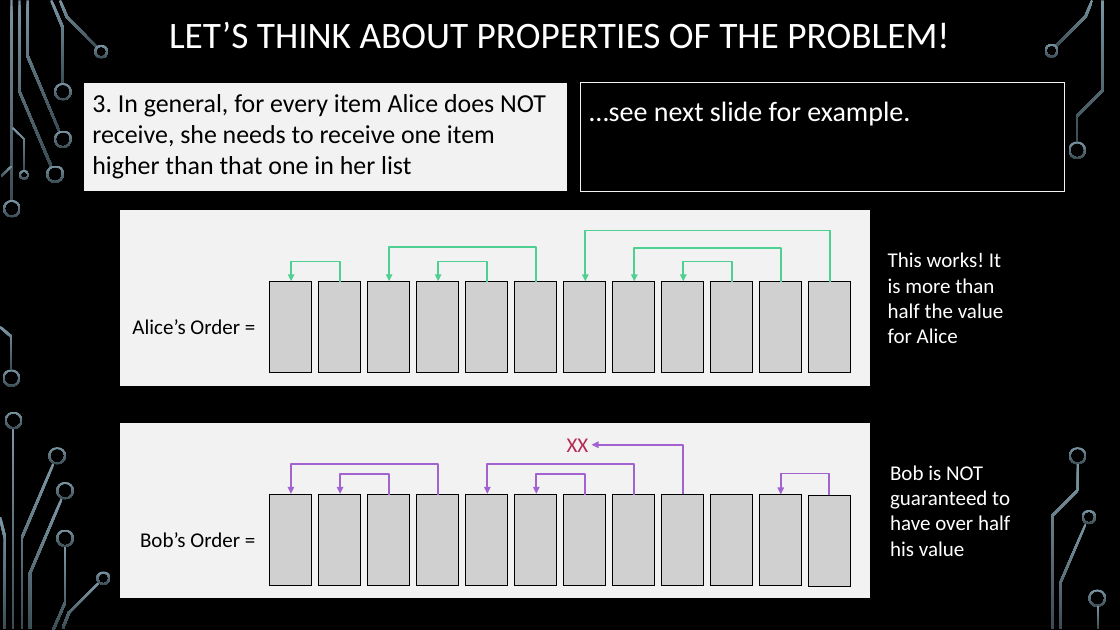
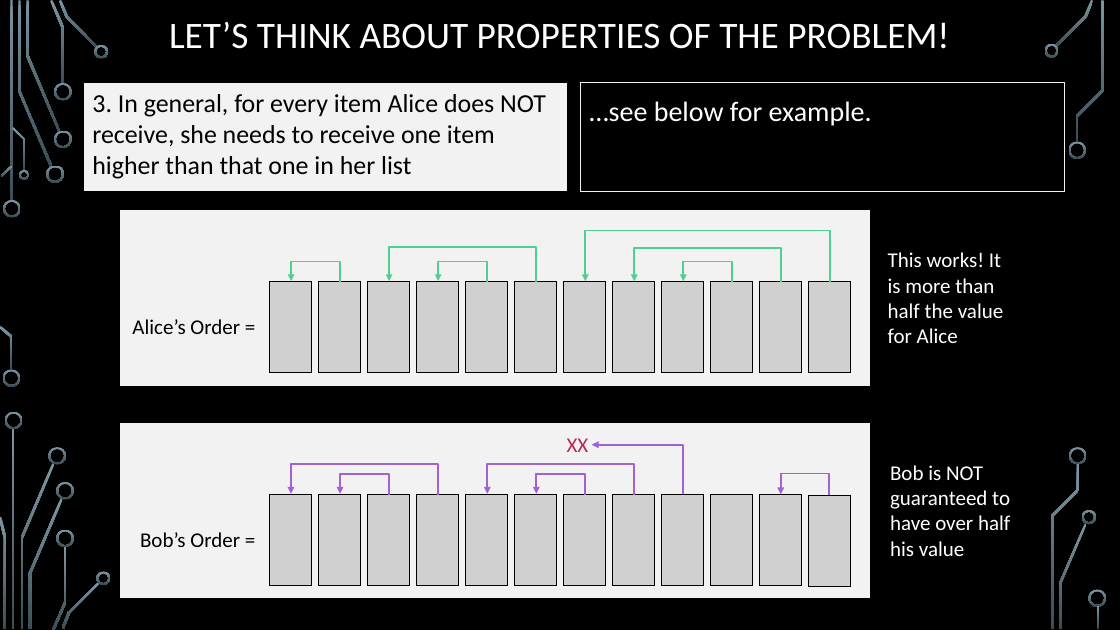
Before and after one commit to markfloryan/dsa2, a slide deck: slide 9 of slides/04-5-DividingResources.pptx. Drawn at 1120x630 pixels with LibreOffice and Linux fonts; fonts in the diff are those of the drawing; grey boxes stand for pictures; background and template pictures are left out. Boxes give left, top, right and bottom in pixels: in the first picture for what was removed or moved away, otherwise in the second. Text is boxed around its words. In the diff, an @@ line names an element or a change of style, - is before the commit and + after.

```diff
--- a/slides/04-5-DividingResources.pptx
+++ b/slides/04-5-DividingResources.pptx
@@ text in rectangle at <box>589,101,872,126</box>: text changed @@
-…see next slide for example.
+…see below for example.
```
Also in this commit, not shown: 1 other slide changed, 3 other files.
